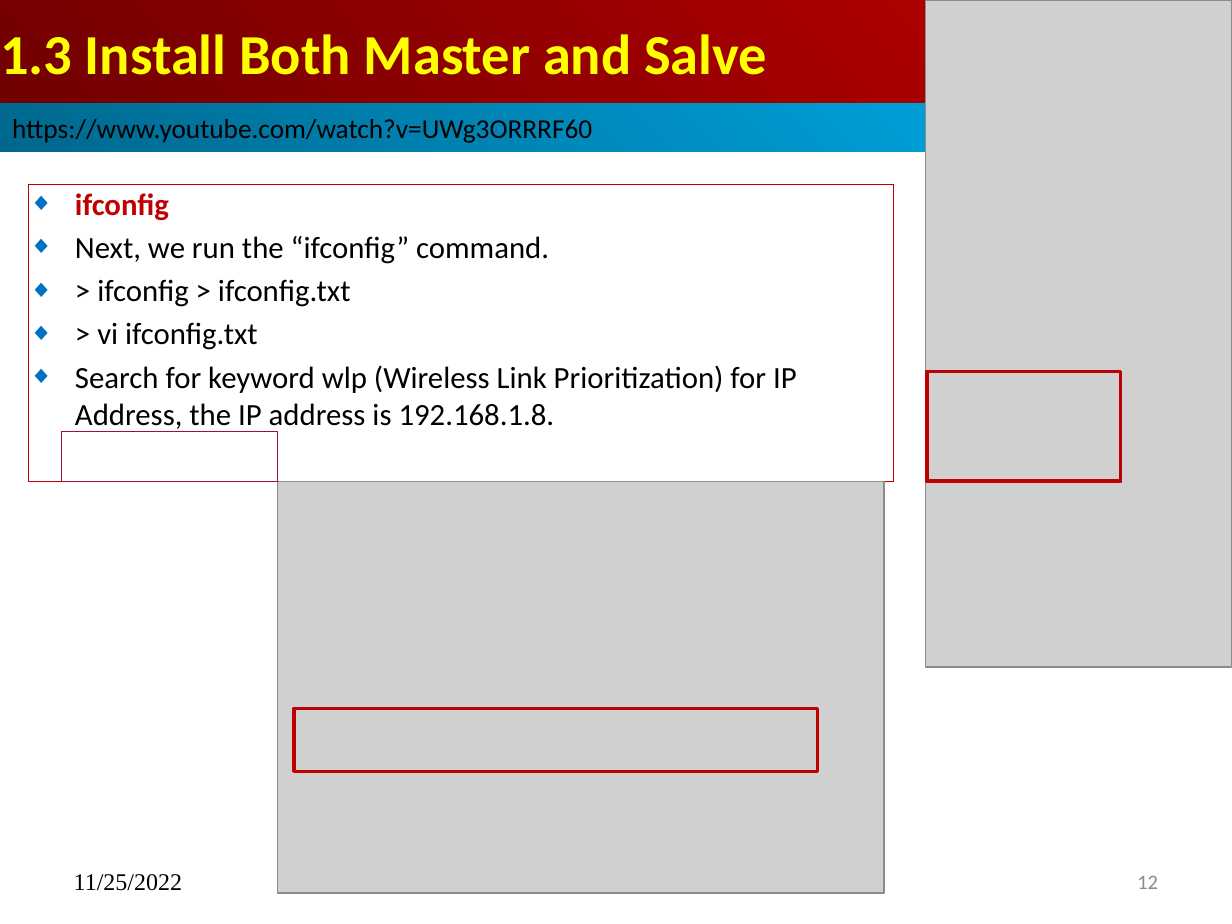
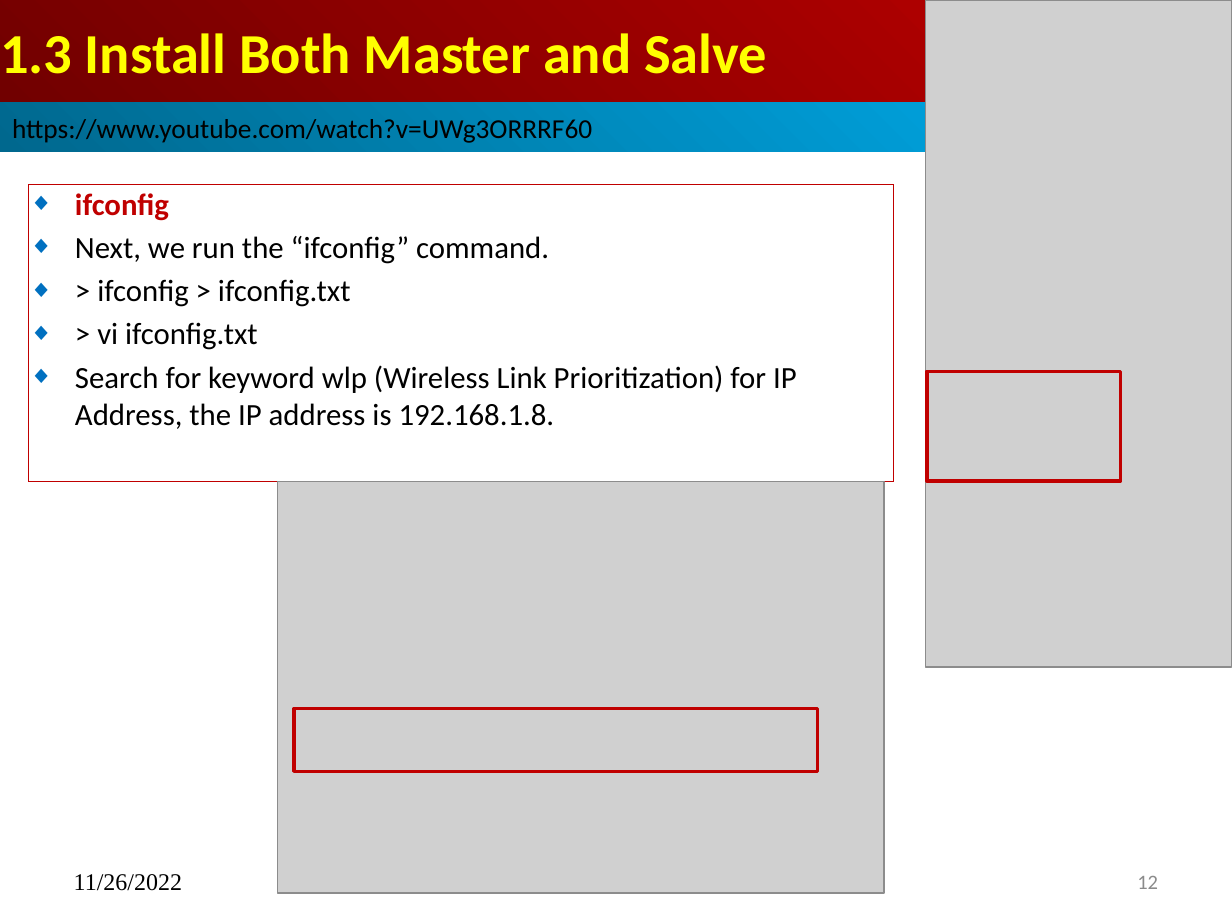
Before and after one commit to peterhchen/900_Kubernetes, a slide deck: slide 12 of 001_01_Install_MS_P01_Master.pptx. Drawn at 1232x924 pixels with LibreOffice and Linux fonts; fonts in the diff are those of the drawing; grey boxes stand for pictures. Boxes give left, top, right and bottom in pixels: in the first picture for what was removed or moved away, otherwise in the second. Text is boxed around its words. In the diff, an @@ line names an element or a change of style, - is before the commit and + after.

```diff
--- a/001_01_Install_MS_P01_Master.pptx
+++ b/001_01_Install_MS_P01_Master.pptx
@@ rectangle removed at <box>62,431,277,482</box> @@
@@ text at <box>74,874,182,891</box>: text changed @@
-11/25/2022
+11/26/2022
```
Also in this commit, not shown: 25 other slides changed, 1 other file.
